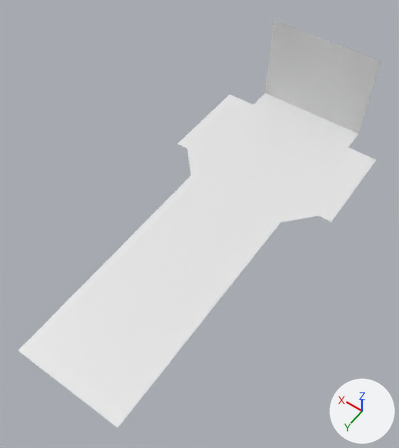
Two versions of the Blender file Swedish Armored Reconnaissance/armoured car - Deconstruct.blend, one commit apart.
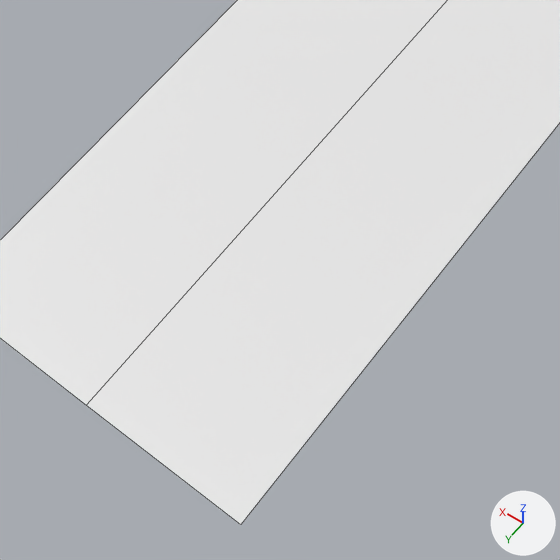
There are two pictures of each version: one whole from a camera (50 mm lens) standing at (-2.65, 4.81, 7.23) and looking at (-0.06, 1.18, 1.53), one close up on the part from 9% to 57% of the width and 56% to 98% of the height. Lighting does not change. The marker at lower right points along +X, +Y and +Z. The close-ups show mesh edges as thin lines.

Script lines for the objects in view, before the commit:
```python
me_cube_013 = bpy.data.meshes.new('Cube.013')
me_cube_013.from_pydata(...)  # 15 vertices, 5 faces, 2 loose edges; spans x -0.68..0.0, y -1.09..1.81, z 0.5..1.19
ob_chassis_001 = bpy.data.objects.new('Chassis.001', me_cube_013)
ob_chassis_001.location = (0.0, 0.1, 0.1)
ob_chassis_001.scale = (2.0, 2.0, 2.0)
_m = ob_chassis_001.modifiers.new('Mirror', 'MIRROR')
```
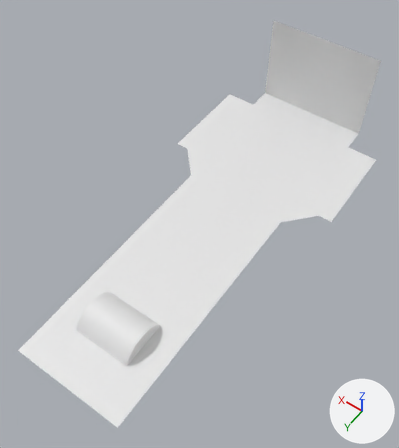
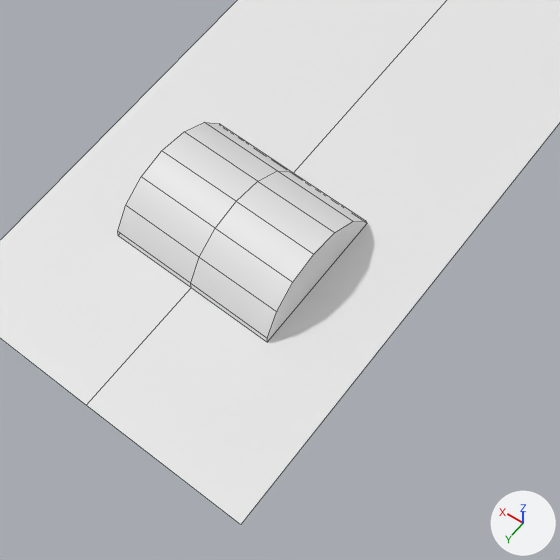
What differs and where, as boxes [x1, y1, x2, y2] in the close-ups (560 x 560 px):
part 1 of me_cube_013, built on
    both: [114, 0, 451, 346]

The change, as a diff of the scene's bpy script:
```diff
--- a/Swedish Armored Reconnaissance/armoured car - Deconstruct.blend.py
+++ b/Swedish Armored Reconnaissance/armoured car - Deconstruct.blend.py
@@ me_cube_013 @@
 # used by ob_chassis_001; location = (0.0, 0.1, 0.1); scale = (2.0, 2.0, 2.0)
-me_cube_013.from_pydata(...)  # 15 vertices, 5 faces, 2 loose edges; spans x -0.68..0.0, y -1.09..1.81, z 0.5..1.19
+me_cube_013.from_pydata(...)  # 31 vertices, 14 faces; spans x -0.68..0.0, y -1.09..1.81, z 0.5..1.19
+# me_cube_013 part 1
+# 2 vertices are removed from x -0.68..-0.39, y -0.9..0.06, z 0.5
+# 2 faces are deleted
+# 2 loose edges are deleted
+# 9 vertices are added at x -0.2, y 1.19..1.51, z 0.5..0.62
+# 9 new vertices lie (0.2, 0.0, 0.0) away from vertices in x -0.2, y 1.19..1.51, z 0.5..0.62
+# 11 new faces join them
```
